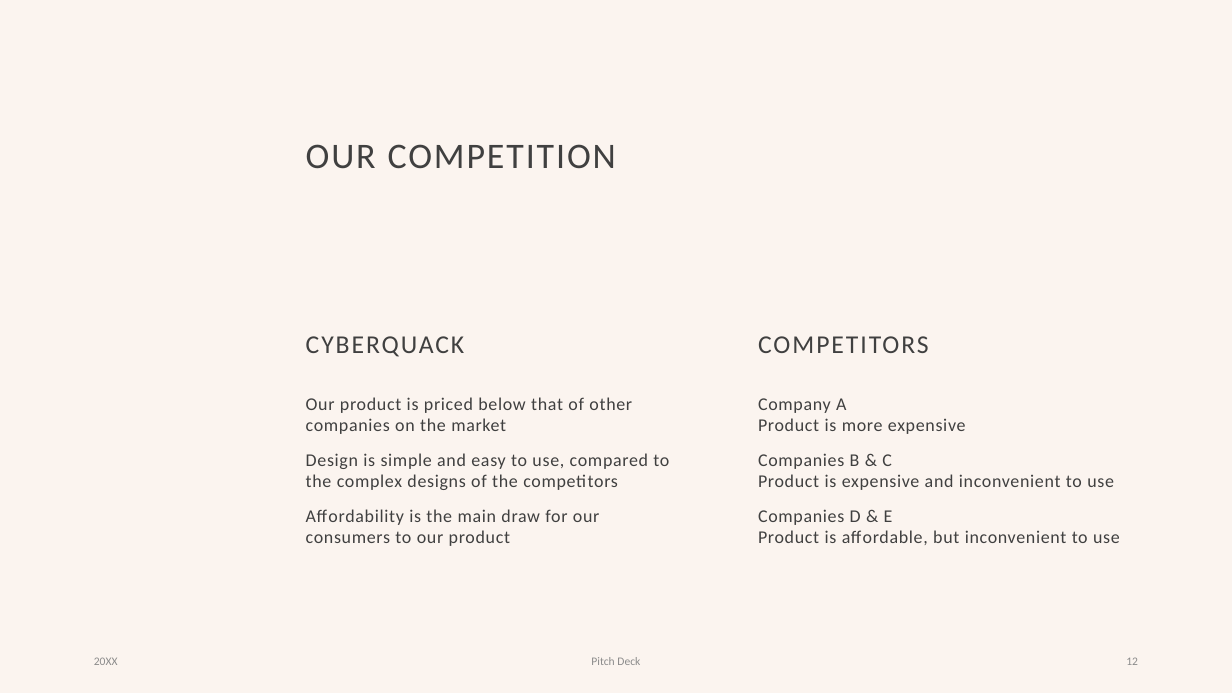
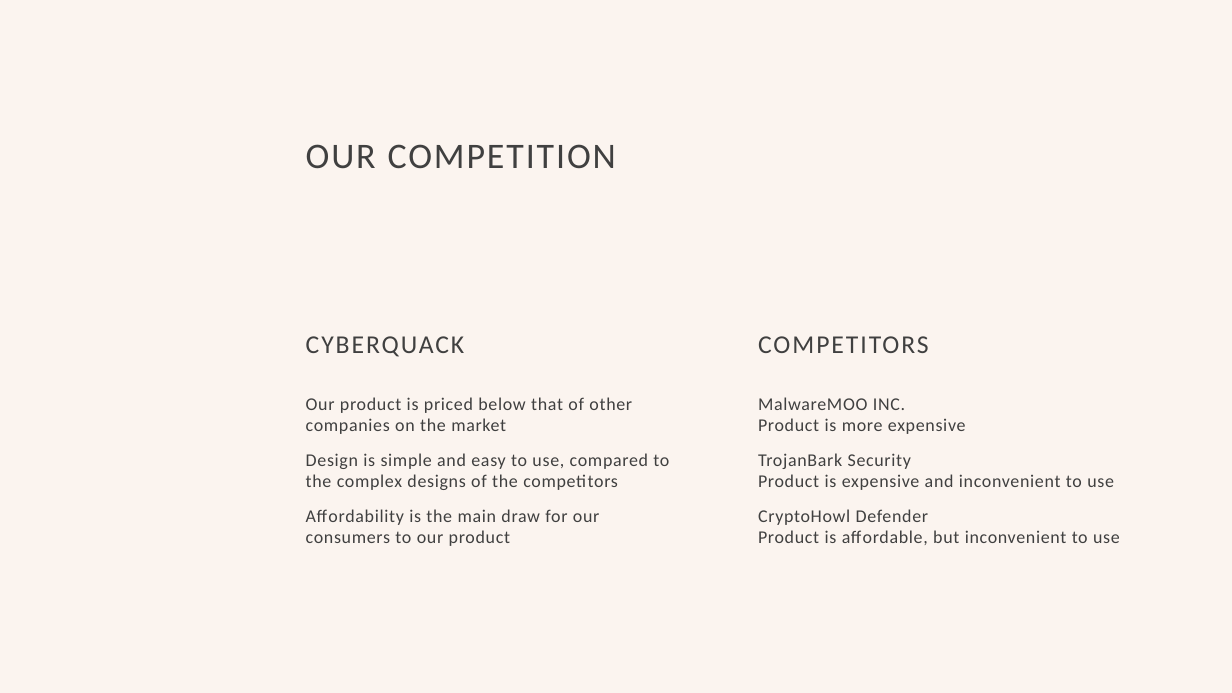
Before and after one commit to tuplee/Comms-Proposal, a slide deck: slide 11 of Proposal Pitch/Proposal Pitch PPT (rough-needs-subheadings).pptx (slide 12 before the commit). Drawn at 1232x693 pixels with LibreOffice and Linux fonts; fonts in the diff are those of the drawing; background and template pictures are left out. Boxes give left, top, right and bottom in pixels: in the first picture for what was removed or moved away, otherwise in the second. Text is boxed around its words. In the diff, an @@ line names an element or a change of style, - is before the commit and + after.

```diff
--- a/Proposal Pitch/Proposal Pitch PPT (rough-needs-subheadings).pptx
+++ b/Proposal Pitch/Proposal Pitch PPT (rough-needs-subheadings).pptx
@@ text at [758, 397, 1120, 545]: text changed @@
-Company A
-Product is more expensive
-Companies B & C
-Product is expensive and inconvenient to use
-Companies D & E
-Product is affordable, but inconvenient to use
+MalwareMOO INC.
+Product is more expensive
+TrojanBark Security
+Product is expensive and inconvenient to use
+CryptoHowl Defender
+Product is affordable, but inconvenient to use
@@ text removed at [94, 657, 118, 665] @@
-20XX
@@ text removed at [591, 657, 640, 665] @@
-Pitch Deck
@@ page number removed at [1126, 657, 1138, 665] @@
-12
```
Also in this commit, not shown: 9 other slides changed, 2 slides added, 4 slides removed.
